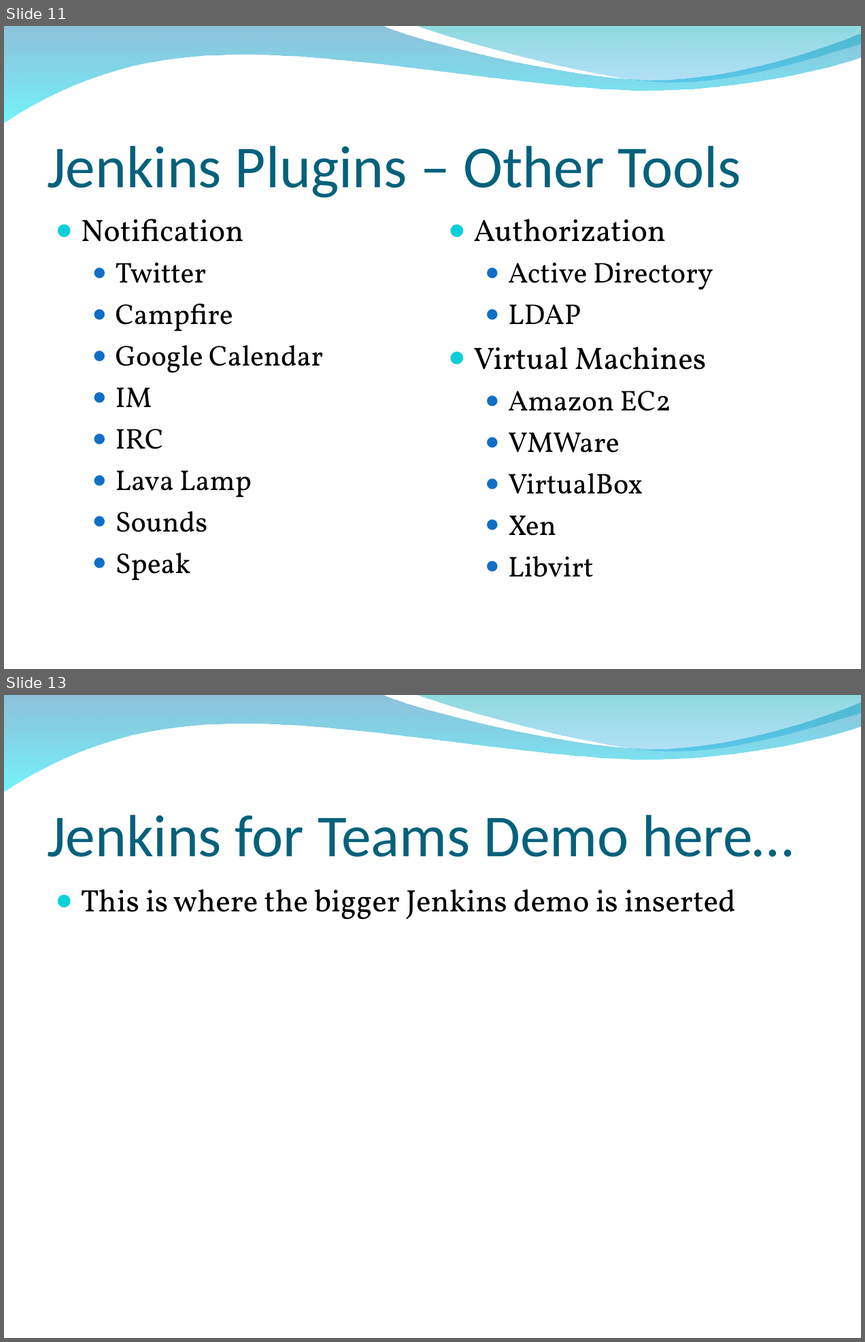
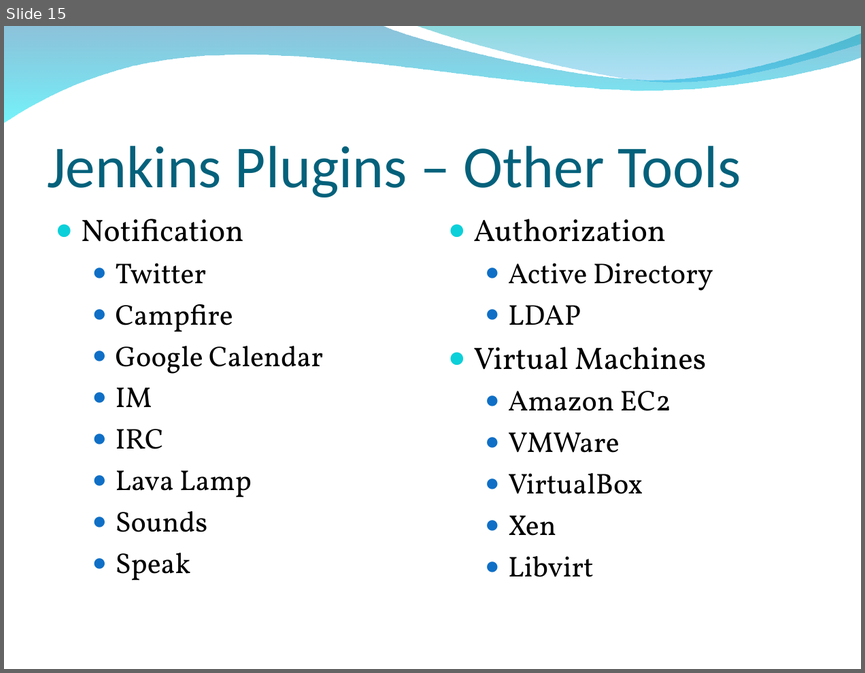
Before and after one commit to chenzhc/TestApp, a slide deck: Doc/jenkins/jenkins.ppt. Shown one above the other, each under a label of ours: slides 11 and 13 before the commit, slide 15 after it; the slides between them are not shown. The pictures are 865x1342 and 865x673 pixels, drawn with LibreOffice and Linux fonts; fonts in the diff are those of the drawing; background and template pictures are left out. Boxes give left, top, right and bottom in pixels: in the first picture for what was removed or moved away, otherwise in the second. Text is boxed around its words. In the diff, an @@ line names an element or a change of style, - is before the commit and + after.

```diff
--- a/Doc/jenkins/jenkins.ppt
+++ b/Doc/jenkins/jenkins.ppt
@@ slide 13 removed at bbox=[4, 695, 861, 1338], background picture (left out); not listed: 2 template elements that a slide beside it also shows @@
@@ title removed at bbox=[47, 815, 793, 857] @@
-Jenkins for Teams Demo here…
@@ text removed at bbox=[81, 889, 736, 919] @@
-● This is where the bigger Jenkins demo is inserted
@@ what was slide 11 is now slide 15 @@
```
Also in this commit, not shown: 1 slide changed, 11 slides added, 8 other slides removed.
